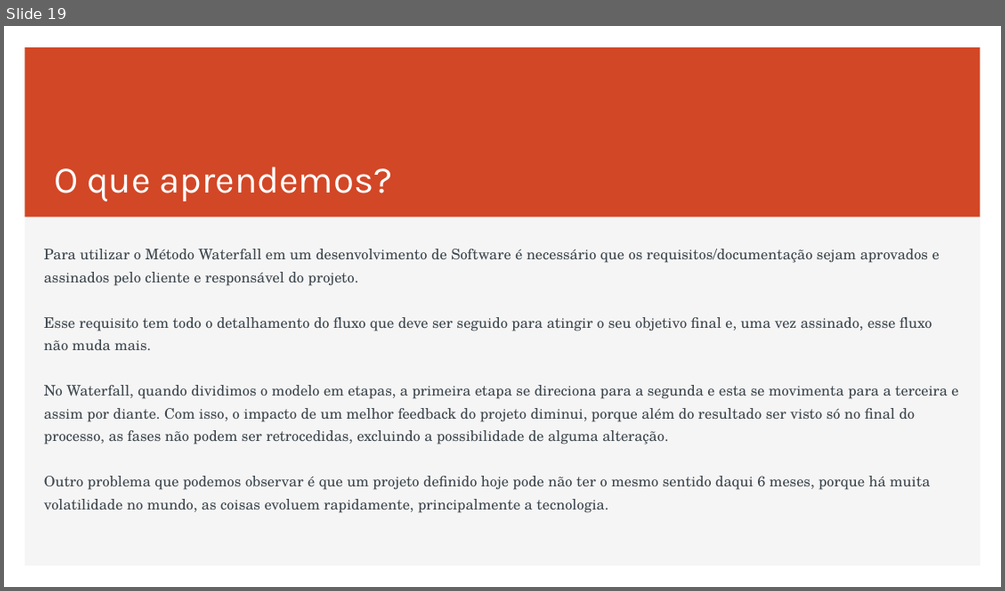
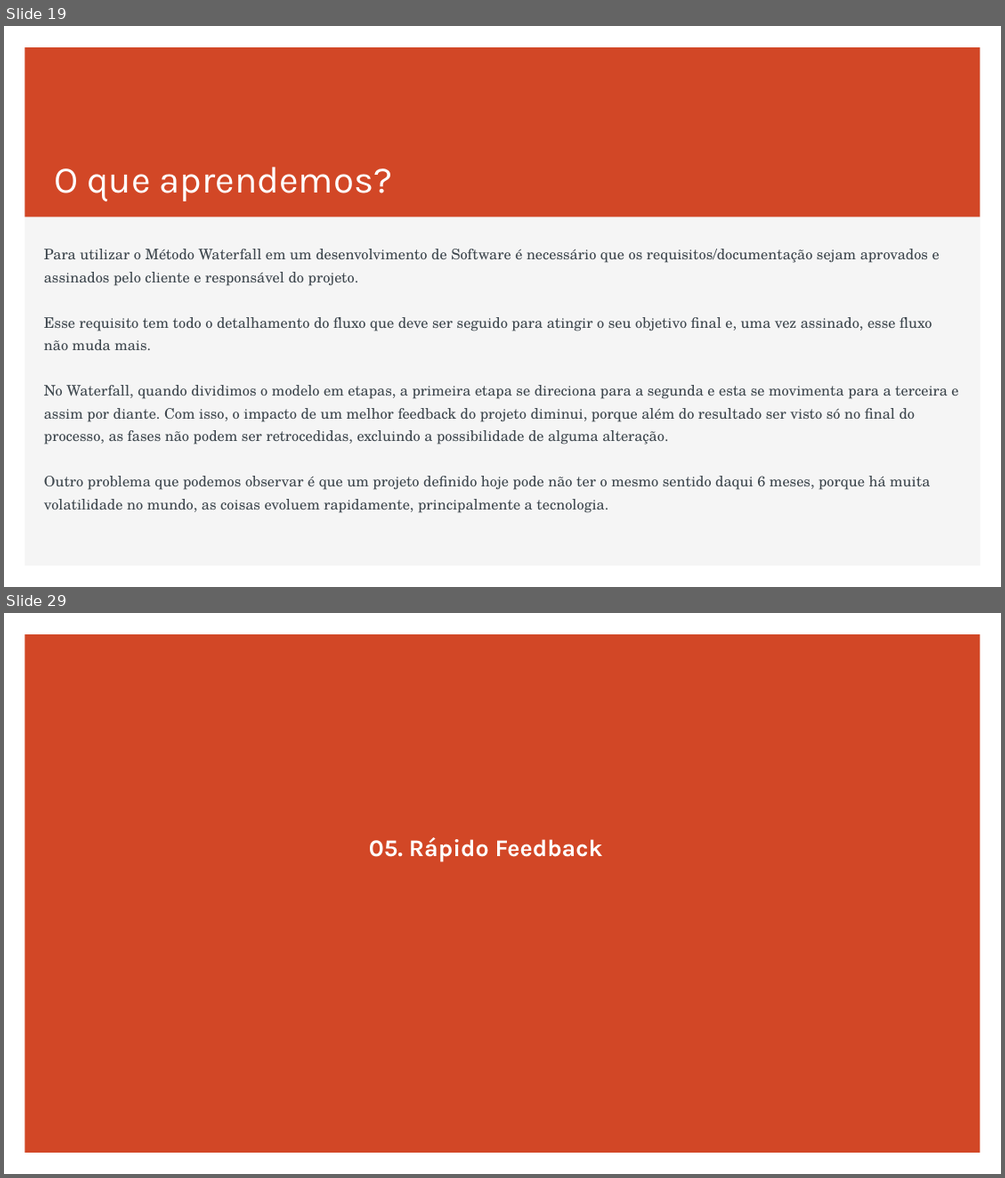
Before and after one commit to RaizaCirne/app-flex, a slide deck: Trilhas/[Business Agility T5 - ONE]/01..Agilidade-promovendo_a_transformacao_agil.pptx. Shown one above the other, each under a label of ours: slide 19 before the commit, slides 19 and 29 after it; the slides between them are not shown. The pictures are 1005x591 and 1005x1178 pixels, drawn with LibreOffice and Linux fonts; fonts in the diff are those of the drawing. Boxes give left, top, right and bottom in pixels: in the first picture for what was removed or moved away, otherwise in the second. Text is boxed around its words. In the diff, an @@ line names an element or a change of style, - is before the commit and + after.

```diff
--- a/Trilhas/[Business Agility T5 - ONE]/01..Agilidade-promovendo_a_transformacao_agil.pptx
+++ b/Trilhas/[Business Agility T5 - ONE]/01..Agilidade-promovendo_a_transformacao_agil.pptx
@@ slide 29 added at [4,613,1001,1174], background #FFFFFF @@
@@ rectangle added at [25,634,980,1153], fill #D24726 @@
@@ subtitle added at [369,837,603,862], 23 pt, text #FFFFFF, bold @@
+05. Rápido Feedback
```
Also in this commit, not shown: 29 other slides added.
